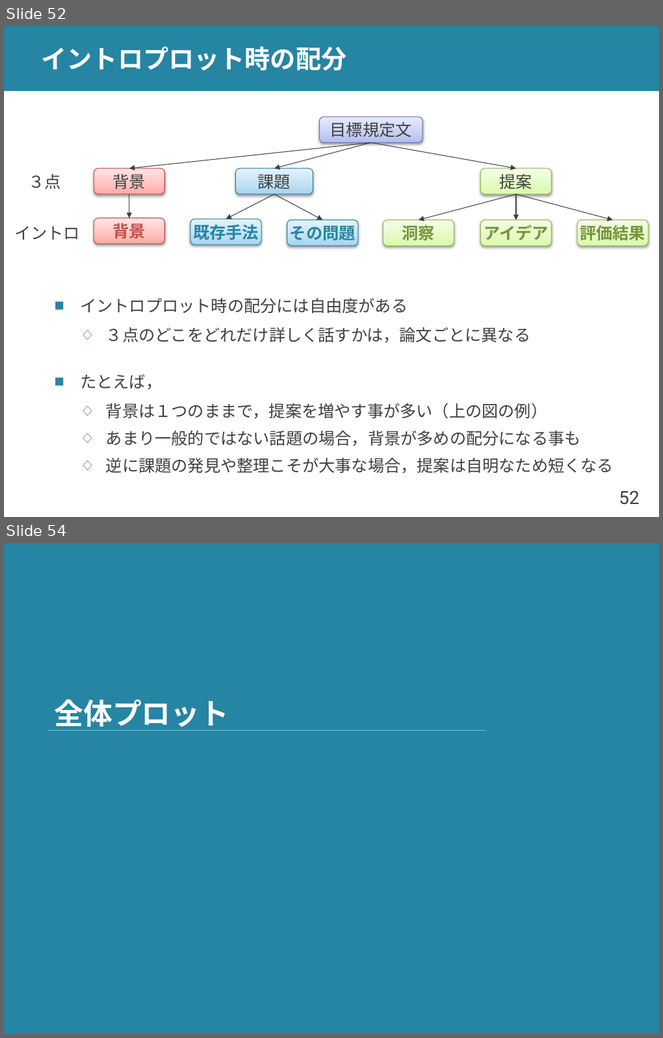
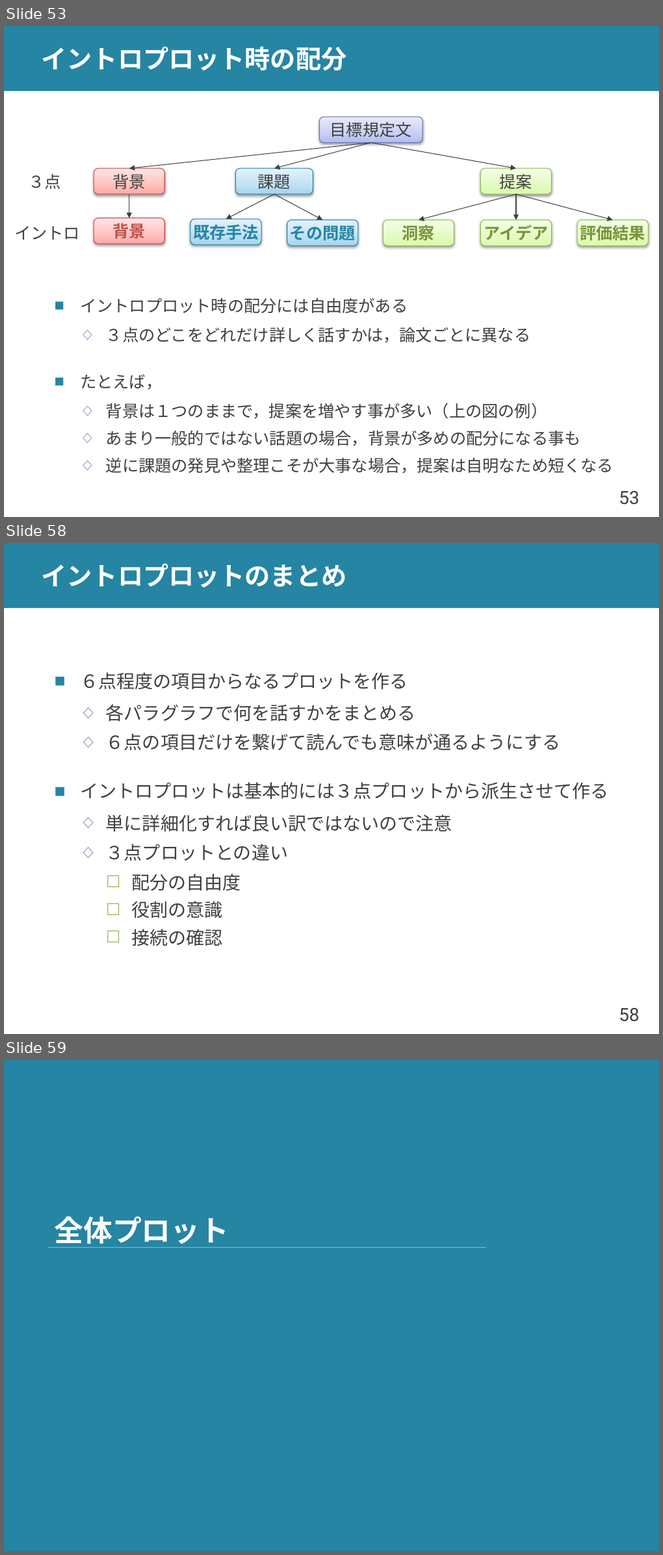
Before and after one commit to shioya-lab/how-to, a slide deck: plot.pptx. Shown one above the other, each under a label of ours: slides 52 and 54 before the commit, slides 53, 58 and 59 after it; the slides between them are not shown. The pictures are 663x1038 and 663x1555 pixels, drawn with LibreOffice and Linux fonts; fonts in the diff are those of the drawing. Boxes give left, top, right and bottom in pixels: in the first picture for what was removed or moved away, otherwise in the second. Text is boxed around its words. In the diff, an @@ line names an element or a change of style, - is before the commit and + after.

Commit message:
plot を v16 に
イントロプロットを書き換え

```diff
--- a/plot.pptx
+++ b/plot.pptx
@@ slide 58 added at [4,543,659,1034], background #FFFFFF; not listed: 2 template elements that a slide beside it also shows @@
@@ title added at [42,563,347,588], 28 pt, text #FFFFFF, bold @@
+イントロプロットのまとめ
@@ text added at [80,672,608,947], 20 pt, text #404040 @@
+■ ６点程度の項目からなるプロットを作る
+  ◇ 各パラグラフで何を話すかをまとめる
+  ◇ ６点の項目だけを繋げて読んでも意味が通るようにする
+■ イントロプロットは基本的には３点プロットから派生させて作る
+  ◇ 単に詳細化すれば良い訳ではないので注意
+  ◇ ３点プロットとの違い
+    ☐ 配分の自由度
+    ☐ 役割の意識
+    ☐ 接続の確認
@@ what was slide 52 is now slide 53 @@
@@ page number at [619,491,639,505]: text changed @@
-52
+53
@@ what was slide 54 is now slide 59 @@
```
Also in this commit, not shown: 4 slides changed, 4 other slides added, 1 other file.
